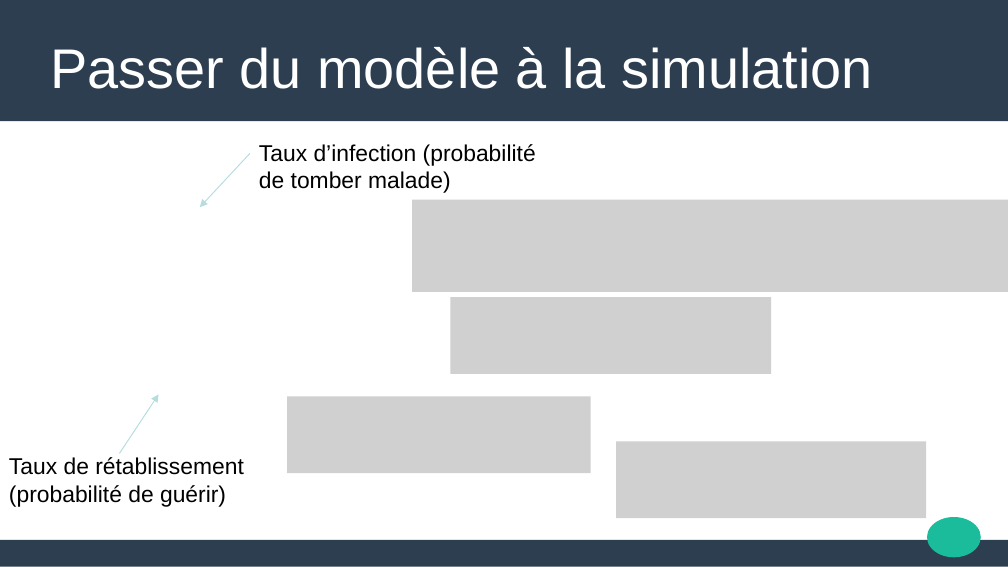
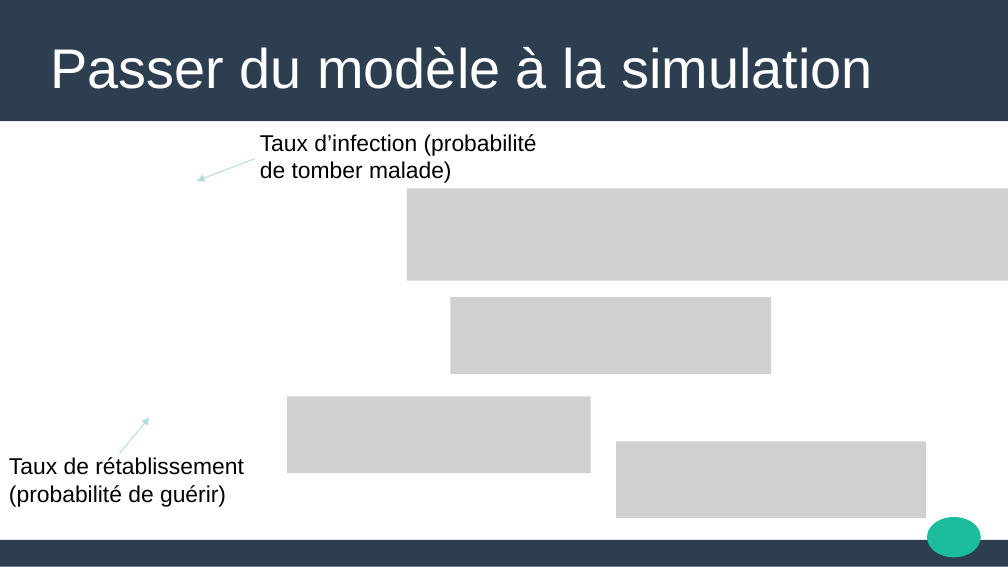
Before and after one commit to abedaton/epidemiology, a slide deck: slide 9 of toRendre/INFO-G1-presentation.pptx. Drawn at 1008x567 pixels with LibreOffice and Linux fonts; fonts in the diff are those of the drawing; grey boxes stand for pictures. Boxes give left, top, right and bottom in pixels: in the first picture for what was removed or moved away, otherwise in the second. Text is boxed around its words. In the diff, an @@ line names an element or a change of style, - is before the commit and + after.

Commit message:
Final push :'(

```diff
--- a/toRendre/INFO-G1-presentation.pptx
+++ b/toRendre/INFO-G1-presentation.pptx
@@ text "Taux d’infection (probabilité de tomber ...": place and size @@
-text "Taux d’infection (probabilité de tomber ..." at (259,144,536,193)
+text "Taux d’infection (probabilité de tomber ..." at (260,134,537,183)
@@ arrow moved from (250, 154) - (200, 208) to (255, 158) - (197, 181) @@
@@ picture: place and size @@
-picture at (413,199,1008,292)
+picture at (407,188,1008,281)
@@ arrow moved from (120, 454) - (158, 394) to (120, 454) - (149, 418) @@
```
Also in this commit, not shown: 1 other slide changed, 1 slide added.
